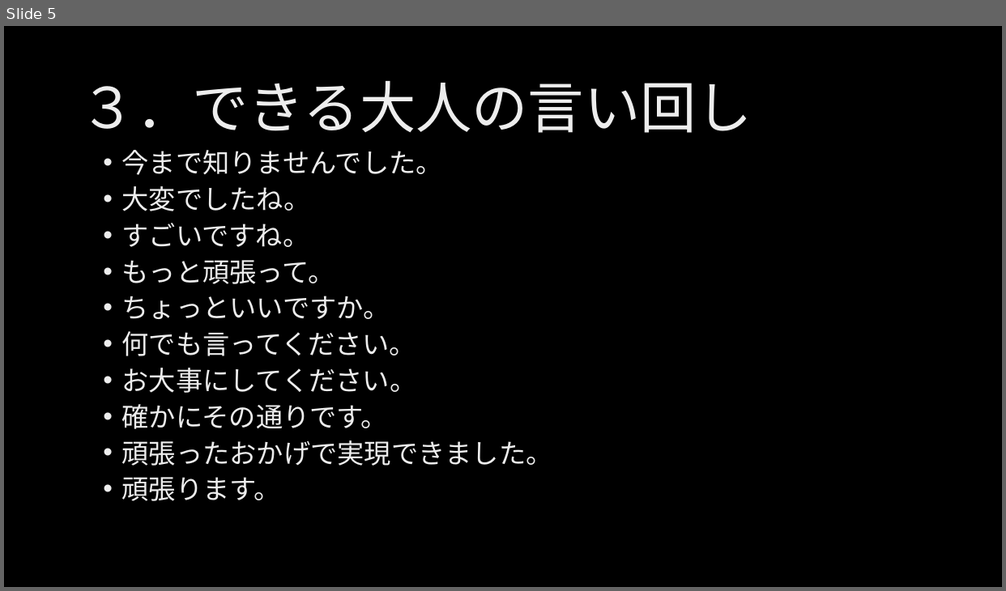
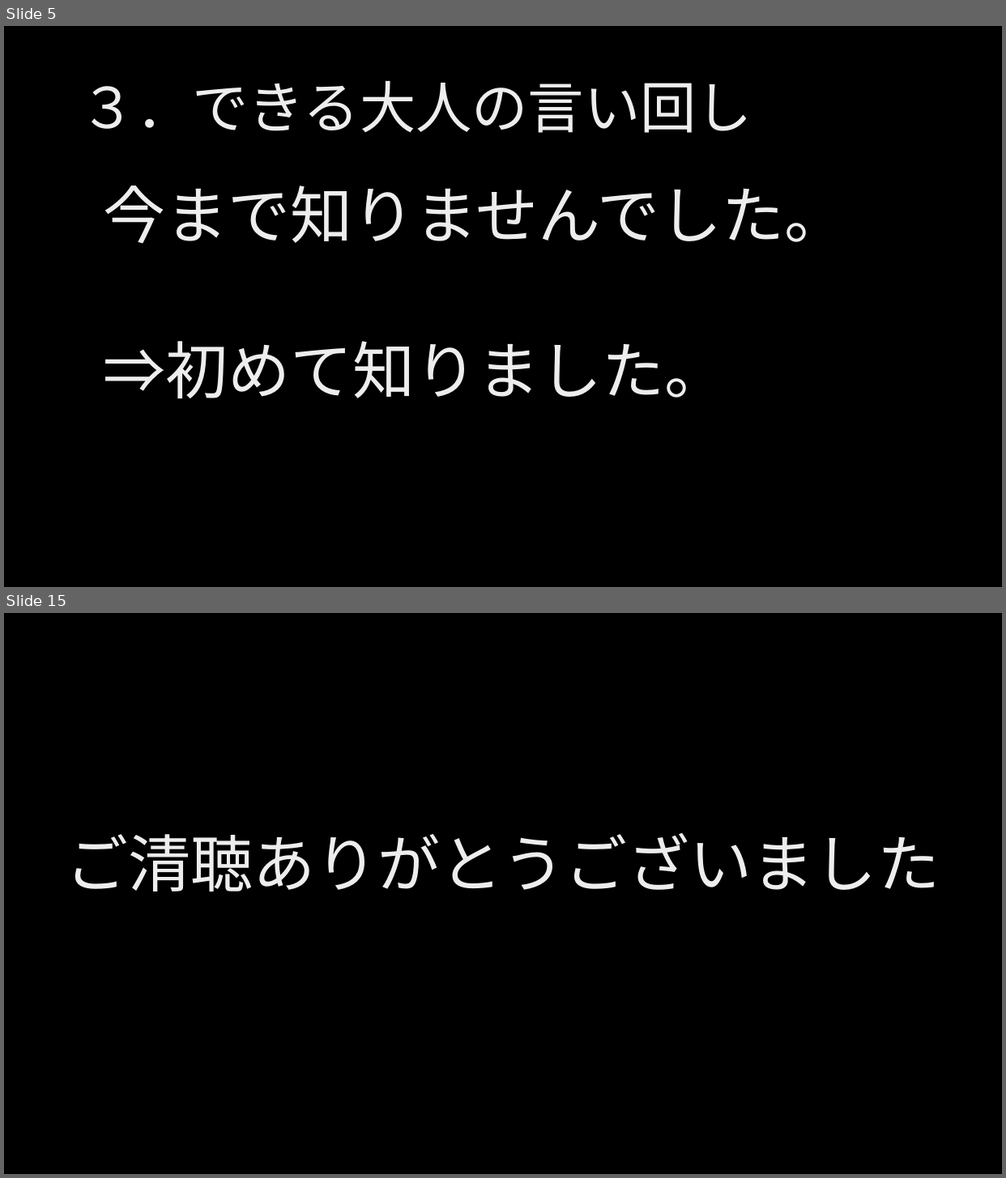
Before and after one commit to ljsdl/kmusubi, a slide deck: docs/999_学习资料汇总/実用日本語.pptx. Shown one above the other, each under a label of ours: slide 5 before the commit, slides 5 and 15 after it; the slides between them are not shown. The pictures are 1006x591 and 1006x1178 pixels, drawn with LibreOffice and Linux fonts; fonts in the diff are those of the drawing; background and template pictures are left out. Boxes give left, top, right and bottom in pixels: in the first picture for what was removed or moved away, otherwise in the second. Text is boxed around its words. In the diff, an @@ line names an element or a change of style, - is before the commit and + after.

```diff
--- a/docs/999_学习资料汇总/実用日本語.pptx
+++ b/docs/999_学习资料汇总/実用日本語.pptx
@@ slide 15 added at box(4, 613, 1002, 1174), background picture (left out) @@
@@ text added at box(66, 833, 940, 892), 60 pt, text gradient #BFBFBF to #EDEDED to #FFFFFF @@
+ご清聴ありがとうございました
@@ slide 5 changed as well @@
@@ text "今まで知りませんでした。": place and size @@
-text "今まで知りませんでした。" at box(122, 150, 553, 501)
+text "今まで知りませんでした。" at box(103, 186, 846, 399)
@@ text at box(103, 186, 846, 244): size 25.9 to 60 pt in "今まで知りませんでした。"; bullet • to none; line spacing 0.8 to 0.9 @@
@@ text at box(103, 341, 727, 399): text changed; size 25.9 to 60 pt @@
-• 大変でしたね。
-• すごいですね。
-• もっと頑張って。
-• ちょっといいですか。
-• 何でも言ってください。
-• お大事にしてください。
-• 確かにその通りです。
-• 頑張ったおかげで実現できました。
-• 頑張ります。
+⇒初めて知りました。
```
Also in this commit, not shown: 2 other slides changed, 9 other slides added.
